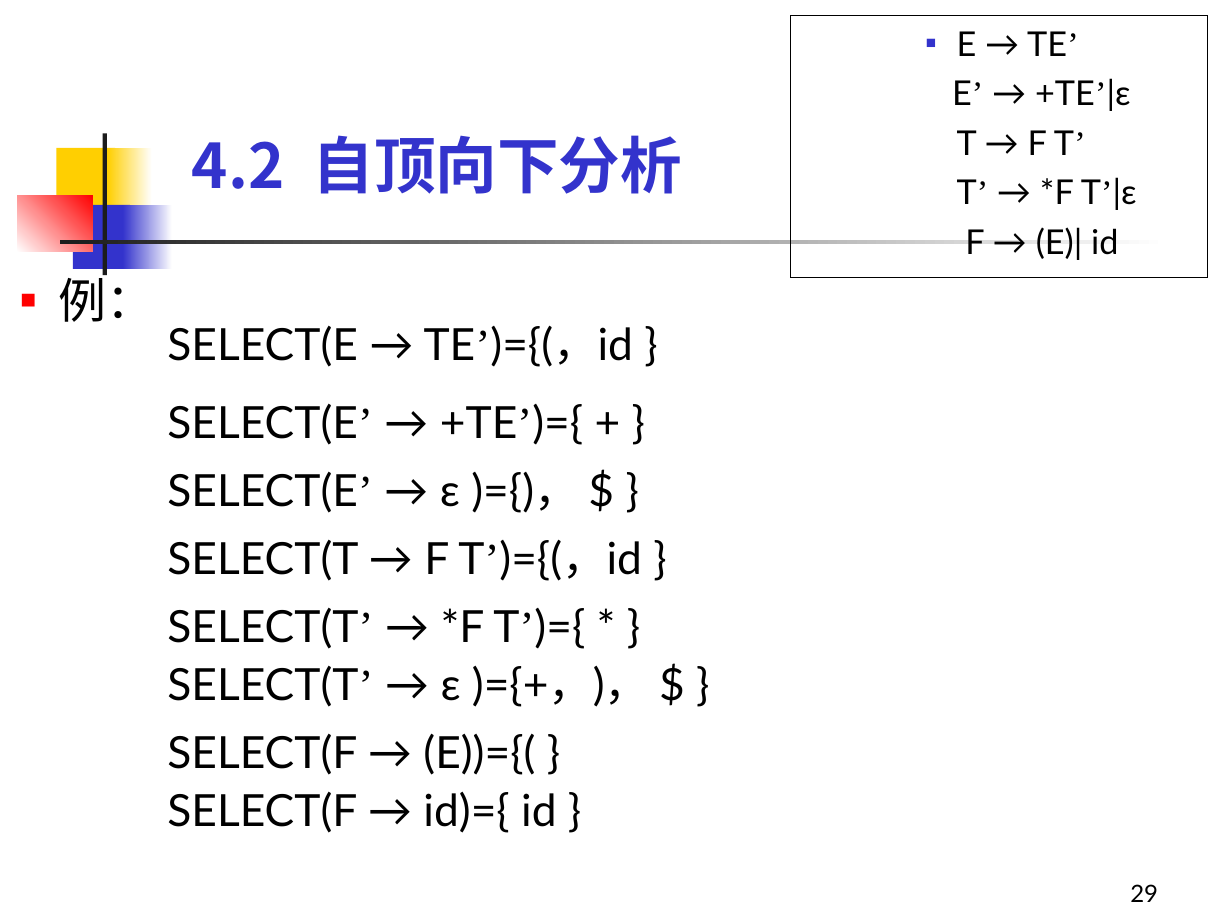
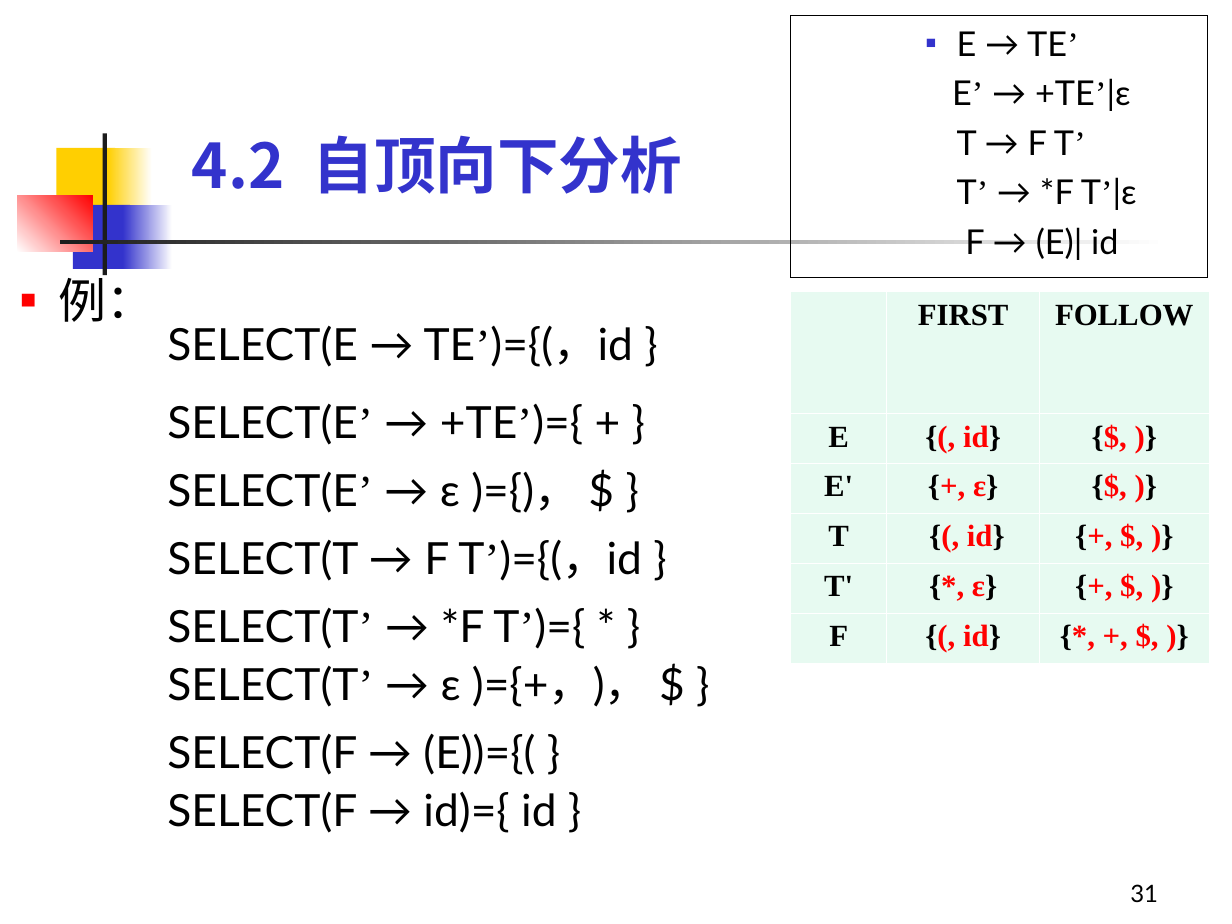
Before and after one commit to sonderlau/HzieeSurvivalGuide, a slide deck: slide 31 of Y1 Seminar II/编译原理/PPT/第4章 语法分析-1.ppt (slide 29 before the commit). Drawn at 1232x924 pixels with LibreOffice and Linux fonts; fonts in the diff are those of the drawing. Boxes give left, top, right and bottom in pixels: in the first picture for what was removed or moved away, otherwise in the second. Text is boxed around its words. In the diff, an @@ line names an element or a change of style, - is before the commit and + after.

```diff
--- a/Y1 Seminar II/编译原理/PPT/第4章 语法分析-1.ppt
+++ b/Y1 Seminar II/编译原理/PPT/第4章 语法分析-1.ppt
@@ table added at [791,292,1210,654], 6 rows, 3 columns @@
+ | FIRST | FOLLOW
+E | {(, id} | {$, )}
+E' | {+, ε} | {$, )}
+T | {(, id} | {+, $, )}
+T' | {*, ε} | {+, $, )}
+F | {(, id} | {*, +, $, )}
@@ page number at [1130,884,1158,902]: text changed @@
-29
+31
```
Also in this commit, not shown: 18 other slides changed, 16 slides added, 11 other files.
